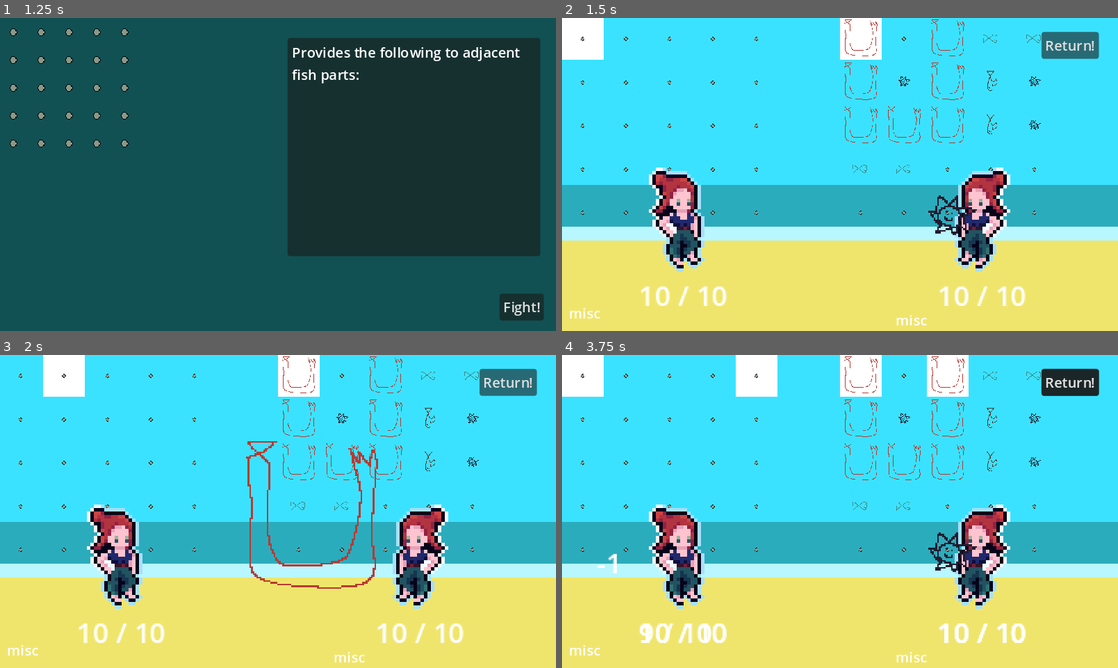
Above: before the commit, frames 1-4 (two rows, left to right).
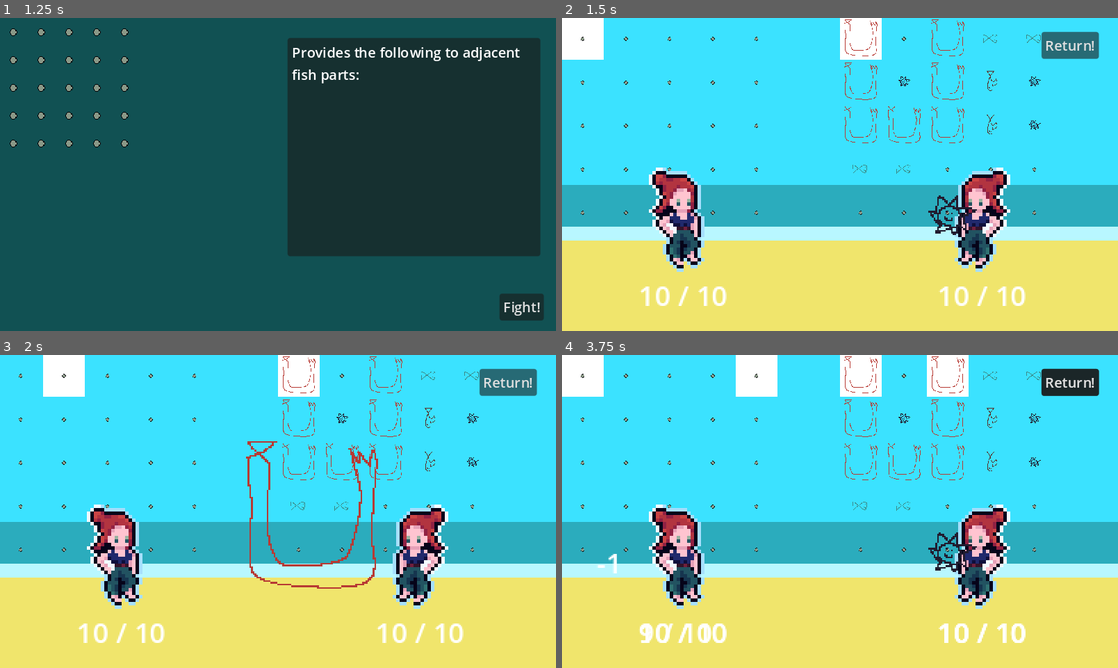
Above: after the commit, the same moments.

Repository: sandsq/fishfashionfight
Game: Godot game, scene res://fishing.tscn
The game is run twice, just before and just after one commit, with the same random seed, the same clock (stepped at 60 frames per second) and the same inputs.
Inputs (mouse positions are in pixels of both pictures, inside the frame that each line leads up to):
- Up to frame 1 (1.25 s): click "Finish early" at 0.5 s
- Up to frame 2 (1.5 s): click "Fight!" at 1.25 s
- Up to frame 3 (2 s): no input
- Up to frame 4 (3.75 s): click "Fight!" at 2 s; click "Fight!" at 2.75 s; tap Enter (ui_accept) at 3.5 s; move the mouse to (962, 495) at 3.52 s; tap Space (attack) at 3.6 s

Frame 1 is identical in both runs. In frame 2, 0.2% of the frame differs, in the area x 1-66%, y 92-99%; in frame 3, 0.2%; in frame 4, 0.2%.

Commit message:
Cleanup some labels

Diff:
--- a/battle.tscn
+++ b/battle.tscn
@@ -84,14 +84,12 @@
 offset_top = 328.0
 offset_right = 48.0
 offset_bottom = 351.0
-text = "misc"
 
 [node name="EnemyInfoLabel" type="Label" parent="."]
 offset_left = 384.0
-offset_top = 336.0
+offset_top = 328.0
 offset_right = 424.0
-offset_bottom = 359.0
-text = "misc"
+offset_bottom = 351.0
 
 [connection signal="pressed" from="Button" to="." method="_on_button_pressed"]
 
--- a/fishing.gd
+++ b/fishing.gd
@@ -249,6 +249,8 @@
 	remove_child(inventory_display)
 	new_scene.add_child(inventory_display)
 	new_scene.player_display = inventory_display
+	print("in proceed to fashion scene function, if synergies don't activate may need to manually update inventory display")
+	#new_scene.player_display.update_inventory_display()
 
 	self.visible = false
 
